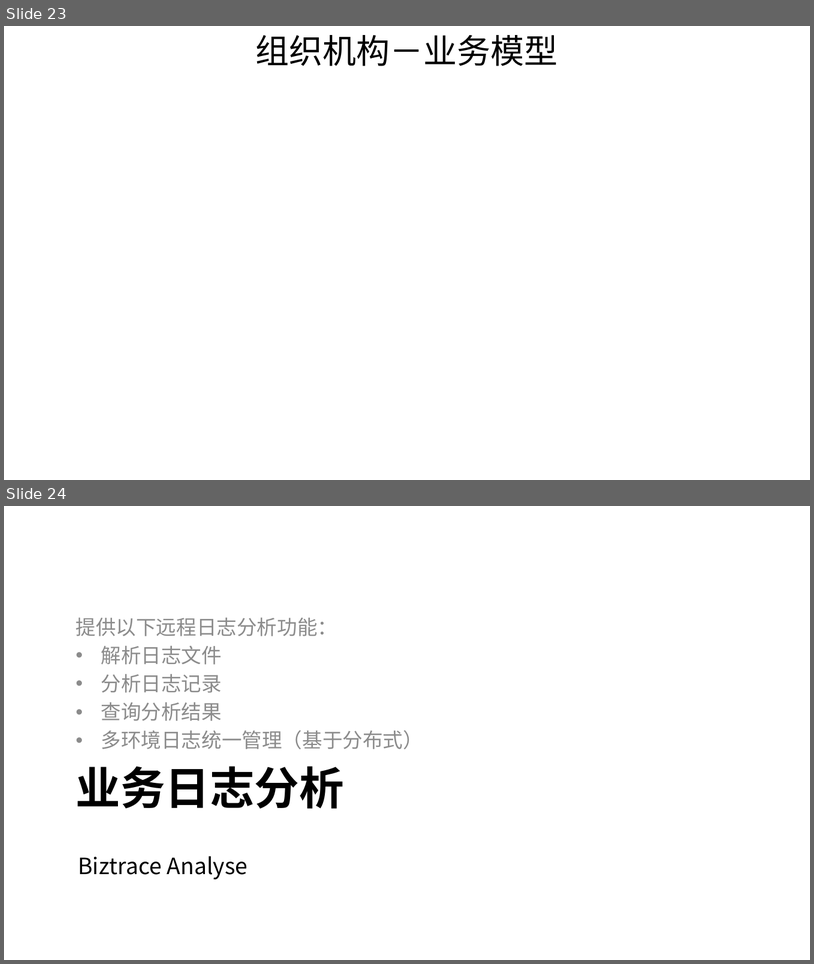
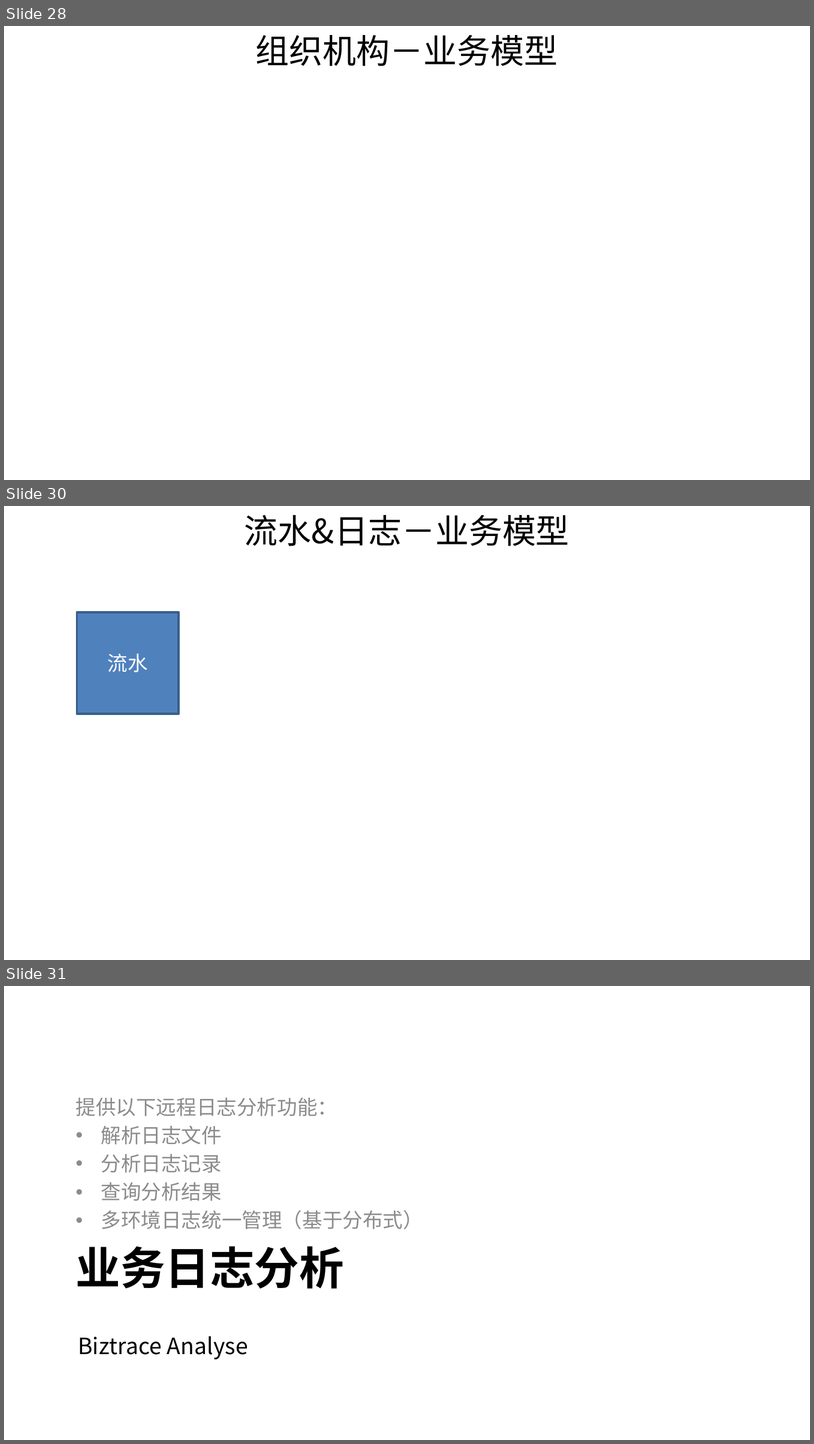
Before and after one commit to shiyunlai/tistools, a slide deck: readme/TIStools.pptx. Shown one above the other, each under a label of ours: slides 23 and 24 before the commit, slides 28, 30 and 31 after it; the slides between them are not shown. The pictures are 814x964 and 814x1444 pixels, drawn with LibreOffice and Linux fonts; fonts in the diff are those of the drawing. Boxes give left, top, right and bottom in pixels: in the first picture for what was removed or moved away, otherwise in the second. Text is boxed around its words. In the diff, an @@ line names an element or a change of style, - is before the commit and + after.

```diff
--- a/readme/TIStools.pptx
+++ b/readme/TIStools.pptx
@@ slide 30 added at [4,506,810,960], background #FFFFFF @@
@@ text added at [245,515,570,546], 30 pt, text #000000 @@
+流水&日志－业务模型
@@ rectangle added at [77,612,179,714], fill #4F81BD, outline #3A5F8C 2 pt, 18 pt, text #FFFFFF @@
+流水
@@ what was slide 23 is now slide 28 @@
@@ what was slide 24 is now slide 31 @@
```
Also in this commit, not shown: 1 slide changed, 6 other slides added, 1 other file.
